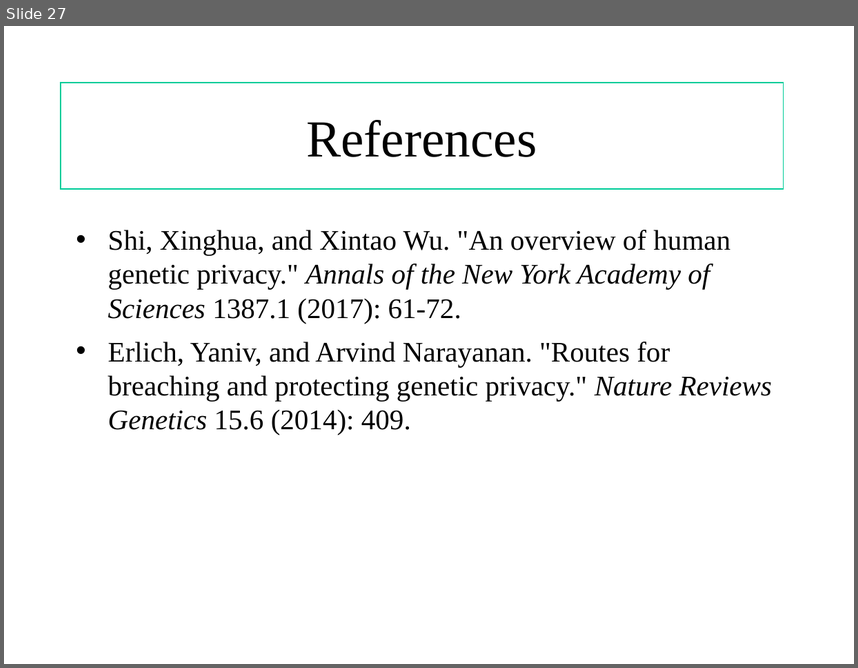
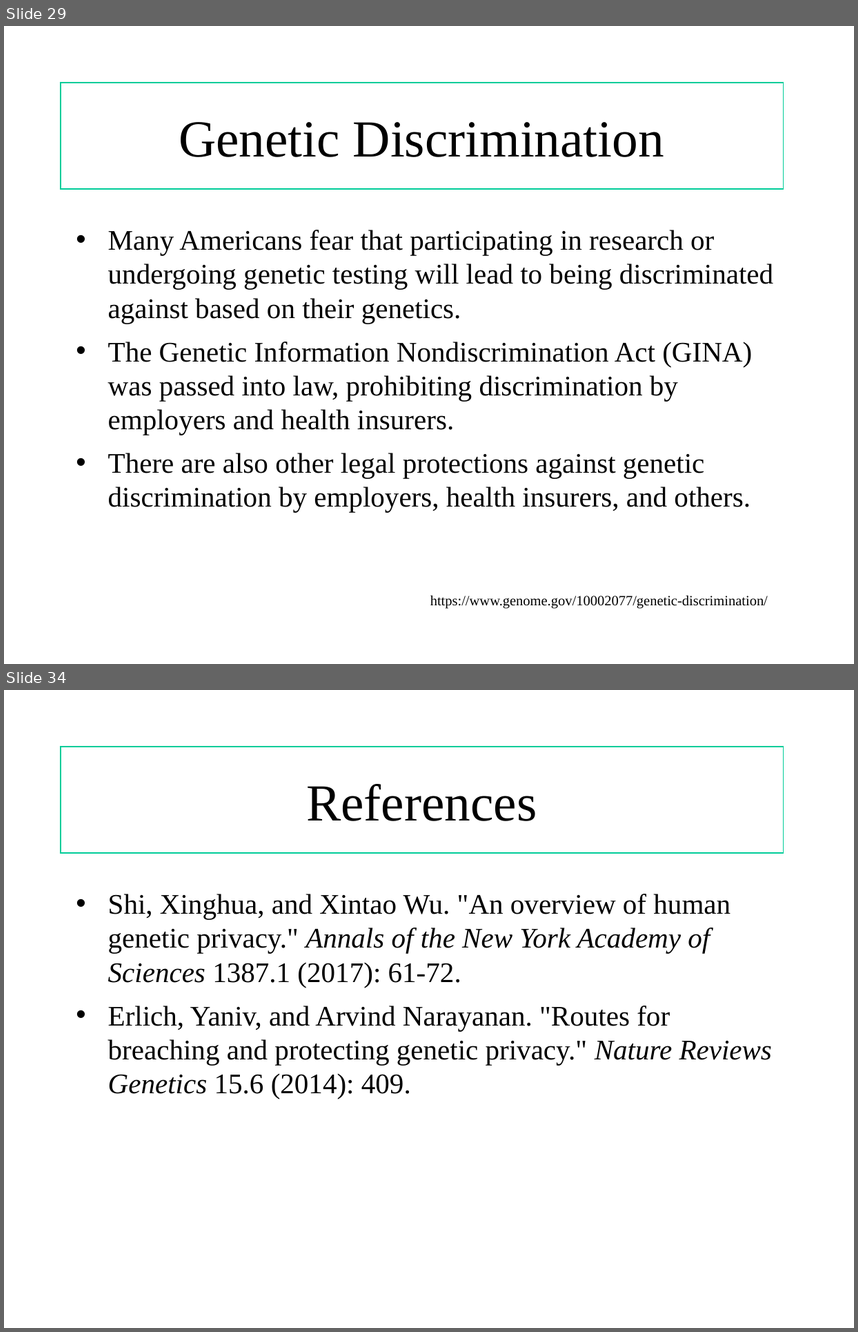
Before and after one commit to shilab/Genetic-Privacy-, a slide deck: risks and ethics.ppt. Shown one above the other, each under a label of ours: slide 27 before the commit, slides 29 and 34 after it; the slides between them are not shown. The pictures are 858x668 and 858x1332 pixels, drawn with LibreOffice and Linux fonts; fonts in the diff are those of the drawing. Boxes give left, top, right and bottom in pixels: in the first picture for what was removed or moved away, otherwise in the second. Text is boxed around its words. In the diff, an @@ line names an element or a change of style, - is before the commit and + after.

```diff
--- a/risks and ethics.ppt
+++ b/risks and ethics.ppt
@@ slide 29 added at <box>4,26,854,664</box>, background #FFFFFF @@
@@ rectangle added at <box>61,83,784,190</box>, outline #00CC99 0.74 pt, 44 pt, text #000000 @@
+Genetic Discrimination
@@ text added at <box>108,230,773,512</box>, 24 pt, text #000000 @@
+• Many Americans fear that participating in research or undergoing genetic testing will lead to being discriminated against based on their genetics.
+• The Genetic Information Nondiscrimination Act (GINA) was passed into law, prohibiting discrimination by employers and health insurers.
+• There are also other legal protections against genetic discrimination by employers, health insurers, and others.
@@ text added at <box>430,595,768,608</box>, 12 pt, text #000000 @@
+https://www.genome.gov/10002077/genetic-discrimination/
@@ what was slide 27 is now slide 34 @@
```
Also in this commit, not shown: 6 other slides added.
